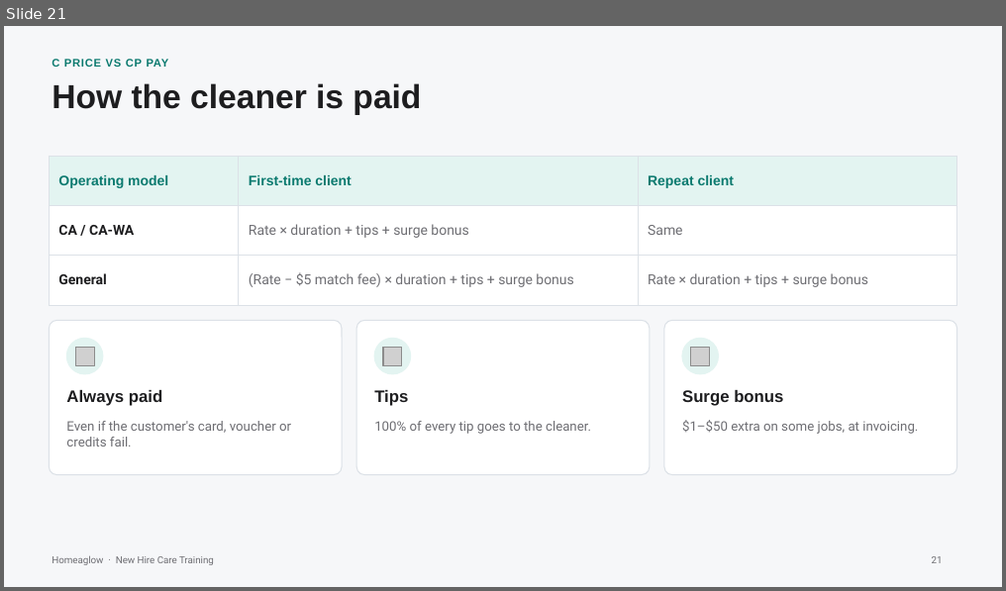
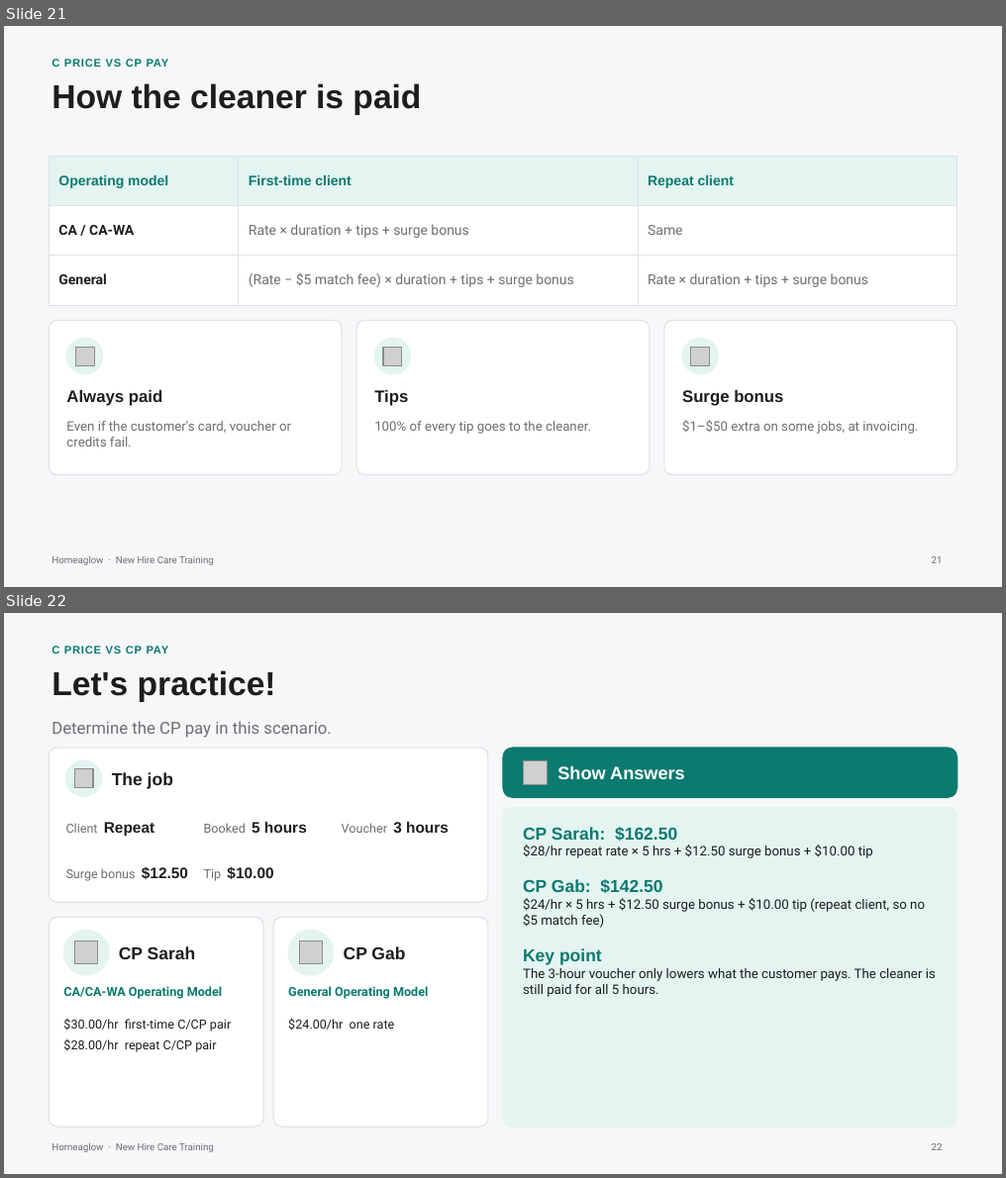
Before and after one commit to anjulimichelle/training, a slide deck: platform-mechanics/platform-operating-mechanics.pptx. Shown one above the other, each under a label of ours: slide 21 before the commit, slides 21 and 22 after it. The pictures are 1006x591 and 1006x1178 pixels, drawn with LibreOffice and Linux fonts; fonts in the diff are those of the drawing; grey boxes stand for pictures. Boxes give left, top, right and bottom in pixels: in the first picture for what was removed or moved away, otherwise in the second. Text is boxed around its words. In the diff, an @@ line names an element or a change of style, - is before the commit and + after.

```diff
--- a/platform-mechanics/platform-operating-mechanics.pptx
+++ b/platform-mechanics/platform-operating-mechanics.pptx
@@ slide 22 added at (x1=4, y1=613, x2=1002, y2=1174), background #F6F7F9; not listed: 1 template element that a slide beside it also shows @@
@@ text added at (x1=52, y1=646, x2=169, y2=654), 8 pt, text #0B7A6F, bold @@
+C PRICE VS CP PAY
@@ text added at (x1=52, y1=670, x2=276, y2=702), 24 pt, text #1D1D1F, bold @@
+Let's practice!
@@ text added at (x1=52, y1=721, x2=331, y2=738), 12 pt, text #6E6E73 @@
+Determine the CP pay in this scenario.
@@ rounded rectangle added at (x1=49, y1=748, x2=488, y2=902), fill #FFFFFF, outline #DCE1E7 0.75 pt @@
@@ ellipse added at (x1=65, y1=761, x2=102, y2=796), fill #E3F4F1, outline #E3F4F1 1 pt @@
@@ rounded rectangle added at (x1=503, y1=748, x2=957, y2=797), fill #0B7A6F, outline #0B7A6F 1 pt @@
@@ picture added at (x1=523, y1=761, x2=547, y2=784) @@
@@ picture added at (x1=75, y1=769, x2=94, y2=788) @@
@@ text added at (x1=112, y1=772, x2=173, y2=789), 12.5 pt, text #1D1D1F, bold @@
+The job
@@ text added at (x1=557, y1=765, x2=685, y2=779), 13 pt, text #FFFFFF, bold @@
+Show Answers
@@ rounded rectangle added at (x1=503, y1=808, x2=957, y2=1127), fill #E3F4F1, outline #E3F4F1 0.75 pt @@
@@ text added at (x1=66, y1=822, x2=154, y2=837), 9 pt, text #6E6E73 @@
+Client Repeat
@@ text added at (x1=204, y1=822, x2=307, y2=833), 9 pt, text #6E6E73 @@
+Booked 5 hours
@@ text added at (x1=342, y1=822, x2=449, y2=833), 9 pt, text #6E6E73 @@
+Voucher 3 hours
@@ text added at (x1=523, y1=827, x2=936, y2=997), 9.5 pt, text #1D1D1F @@
+CP Sarah: $162.50
+$28/hr repeat rate × 5 hrs + $12.50 surge bonus + $10.00 tip
+CP Gab: $142.50
+$24/hr × 5 hrs + $12.50 surge bonus + $10.00 tip (repeat client, so no $5 match fee)
+Key point
+The 3-hour voucher only lowers what the customer pays. The cleaner is still paid for all 5 hours.
@@ text added at (x1=66, y1=866, x2=188, y2=881), 9 pt, text #6E6E73 @@
+Surge bonus $12.50
@@ text added at (x1=204, y1=866, x2=273, y2=881), 11 pt, text #1D1D1F, bold @@
+Tip $10.00
@@ rounded rectangle added at (x1=49, y1=917, x2=263, y2=1127), fill #FFFFFF, outline #DCE1E7 0.75 pt @@
@@ ellipse added at (x1=63, y1=931, x2=109, y2=975), fill #E3F4F1, outline #E3F4F1 1 pt @@
@@ rounded rectangle added at (x1=273, y1=917, x2=488, y2=1127), fill #FFFFFF, outline #DCE1E7 0.75 pt @@
@@ ellipse added at (x1=288, y1=931, x2=334, y2=975), fill #E3F4F1, outline #E3F4F1 1 pt @@
@@ picture added at (x1=75, y1=942, x2=98, y2=964) @@
@@ text added at (x1=119, y1=947, x2=196, y2=959), 12.5 pt, text #1D1D1F, bold @@
+CP Sarah
@@ picture added at (x1=299, y1=942, x2=323, y2=964) @@
@@ text added at (x1=344, y1=947, x2=405, y2=959), 12.5 pt, text #1D1D1F, bold @@
+CP Gab
@@ text added at (x1=63, y1=986, x2=222, y2=999), 9 pt, text #0B7A6F, bold @@
+CA/CA-WA Operating Model
@@ text added at (x1=288, y1=986, x2=428, y2=999), 9 pt, text #0B7A6F, bold @@
+General Operating Model
@@ text added at (x1=63, y1=1018, x2=231, y2=1053), 9 pt, text #1D1D1F @@
+$30.00/hr first-time C/CP pair
+$28.00/hr repeat C/CP pair
@@ text added at (x1=288, y1=1018, x2=395, y2=1031), 9 pt, text #1D1D1F @@
+$24.00/hr one rate
@@ page number added at (x1=932, y1=1144, x2=943, y2=1151), 7 pt, text #6E6E73 @@
+22
```
Also in this commit, not shown: 1 other file.
